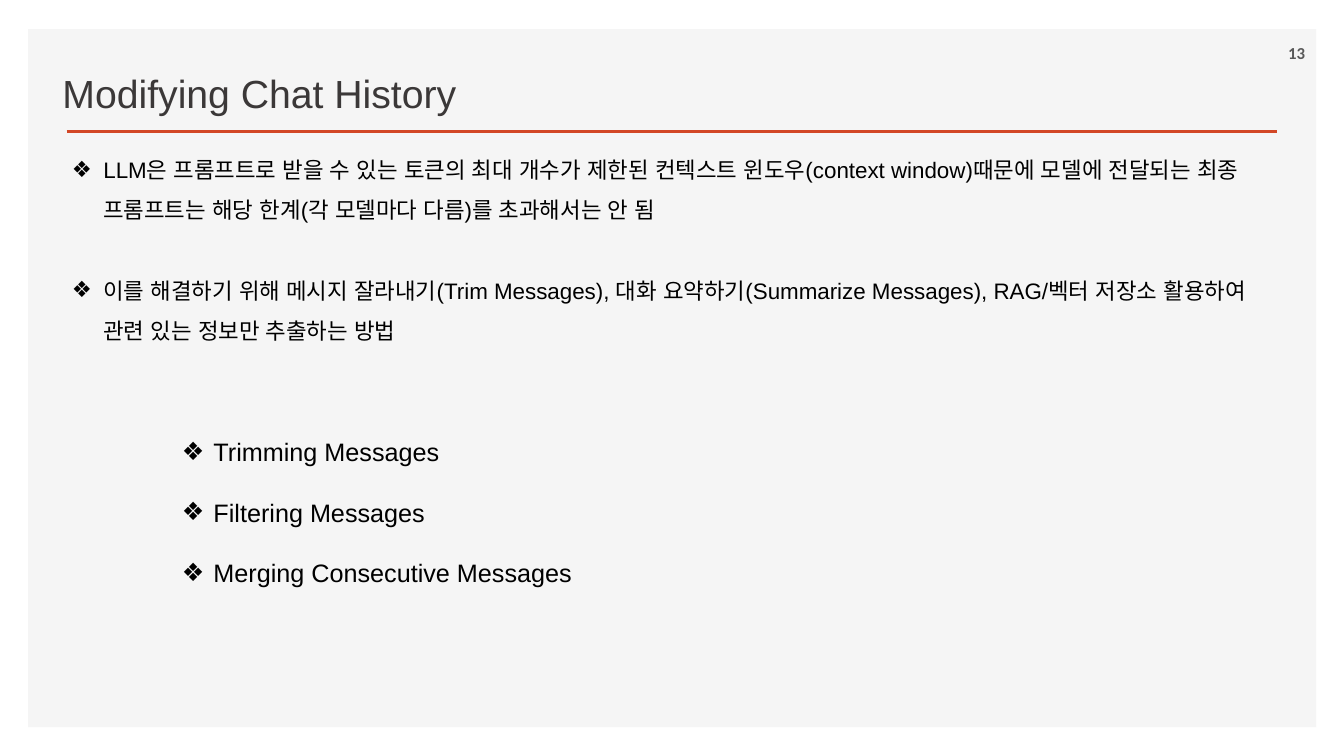
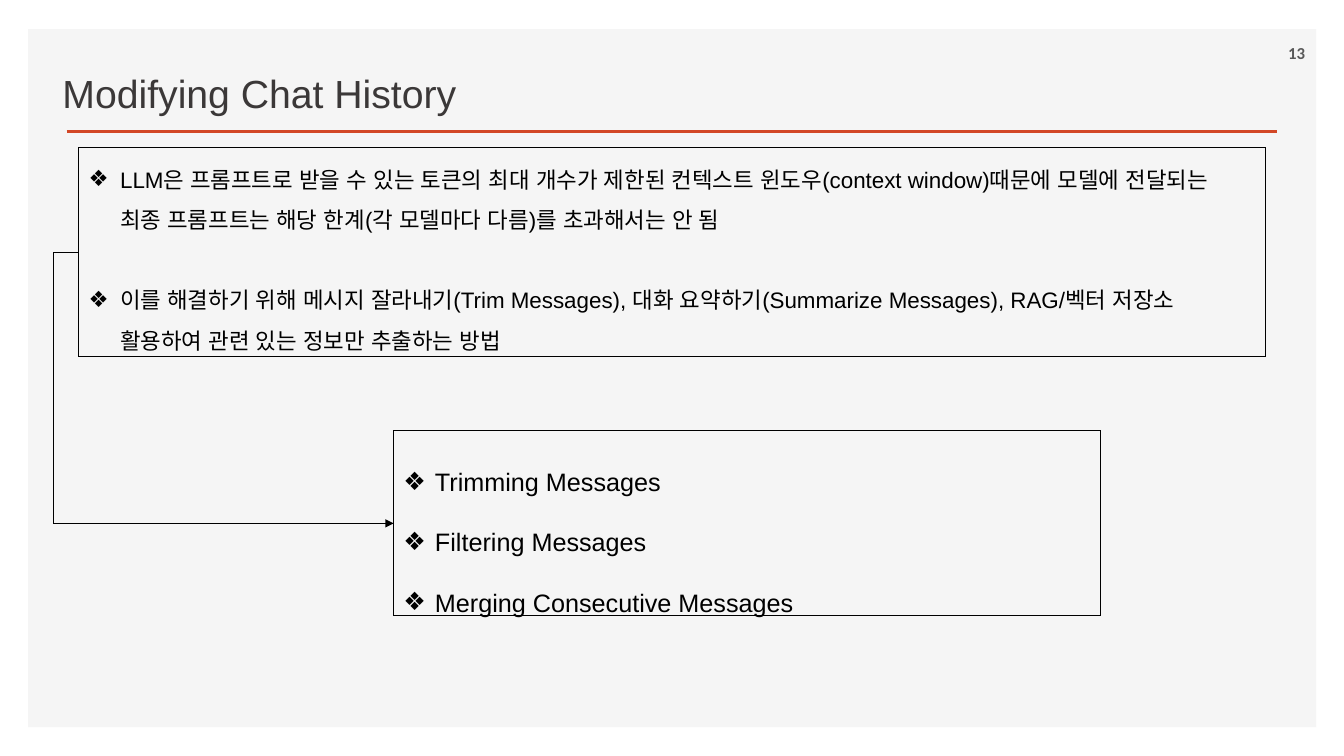
Before and after one commit to ancestor9/2026_Fall_Learning-Langchain-AI-Agent, a slide deck: slide 13 of CHAPTER 4 Using LangGraph to Add Memory to Your Chatbot.pptx. Drawn at 1344x756 pixels with LibreOffice and Linux fonts; fonts in the diff are those of the drawing; background and template pictures are left out. Boxes give left, top, right and bottom in pixels: in the first picture for what was removed or moved away, otherwise in the second. Text is boxed around its words. In the diff, an @@ line names an element or a change of style, - is before the commit and + after.

```diff
--- a/CHAPTER 4 Using LangGraph to Add Memory to Your Chatbot.pptx
+++ b/CHAPTER 4 Using LangGraph to Add Memory to Your Chatbot.pptx
@@ rectangle "LLM은 프롬프트로 받을 수 있는 ...": place and size @@
-rectangle "LLM은 프롬프트로 받을 수 있는 ..." at bbox=[103, 159, 1246, 341]
+rectangle "LLM은 프롬프트로 받을 수 있는 ..." at bbox=[79, 147, 1265, 357]
@@ rectangle "LLM은 프롬프트로 받을 수 있는 ..." at bbox=[79, 147, 1265, 357]: outline none to #000000 0.75 pt @@
@@ elbow arrow added from (79, 252) to (393, 523), #000000 0.5 pt @@
@@ rectangle "Trimming Messages" at bbox=[393, 432, 1100, 616]: outline none to #000000 0.75 pt @@
@@ rectangle "Trimming Messages": place and size @@
-rectangle "Trimming Messages" at bbox=[213, 442, 572, 588]
+rectangle "Trimming Messages" at bbox=[393, 432, 1100, 616]
```
